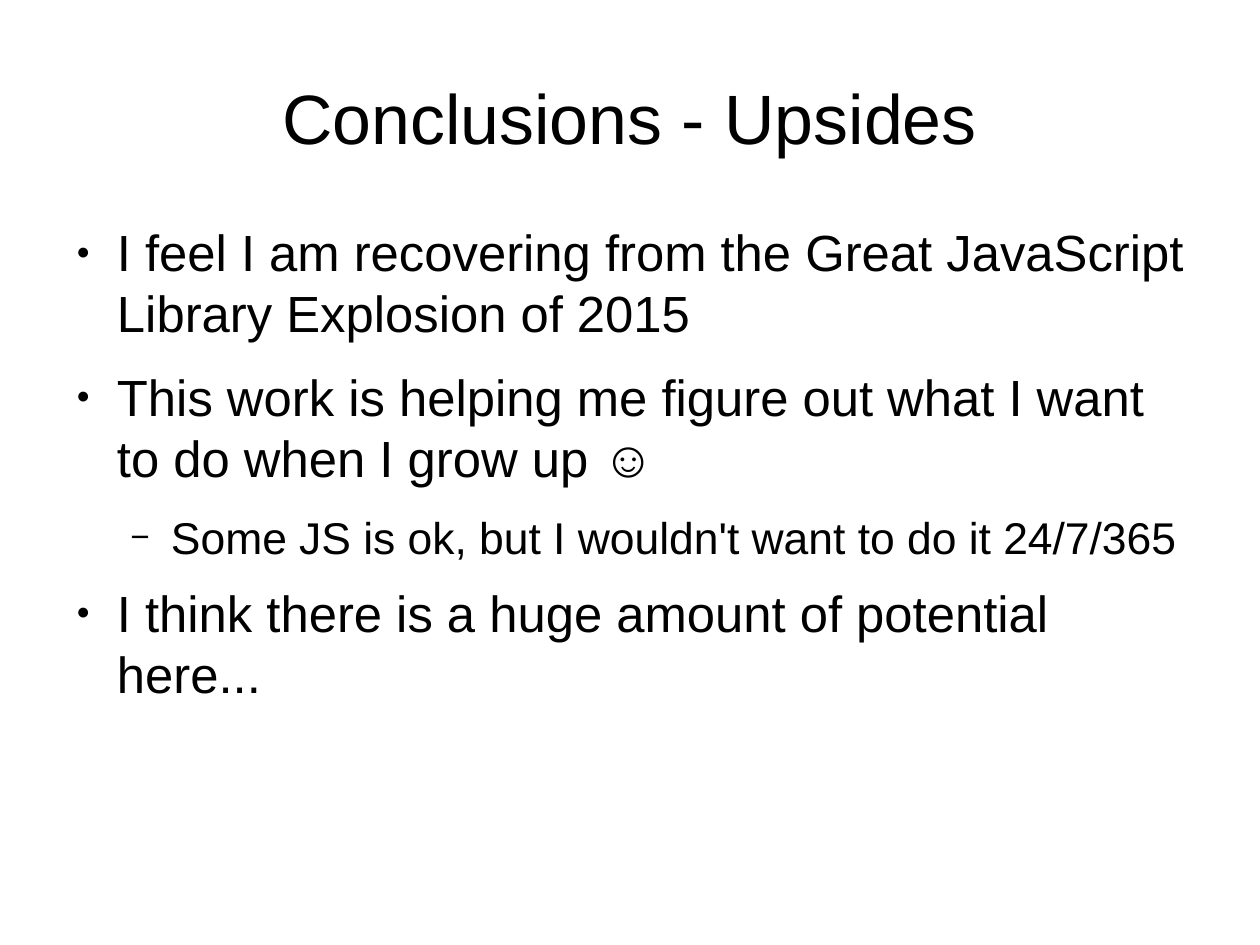
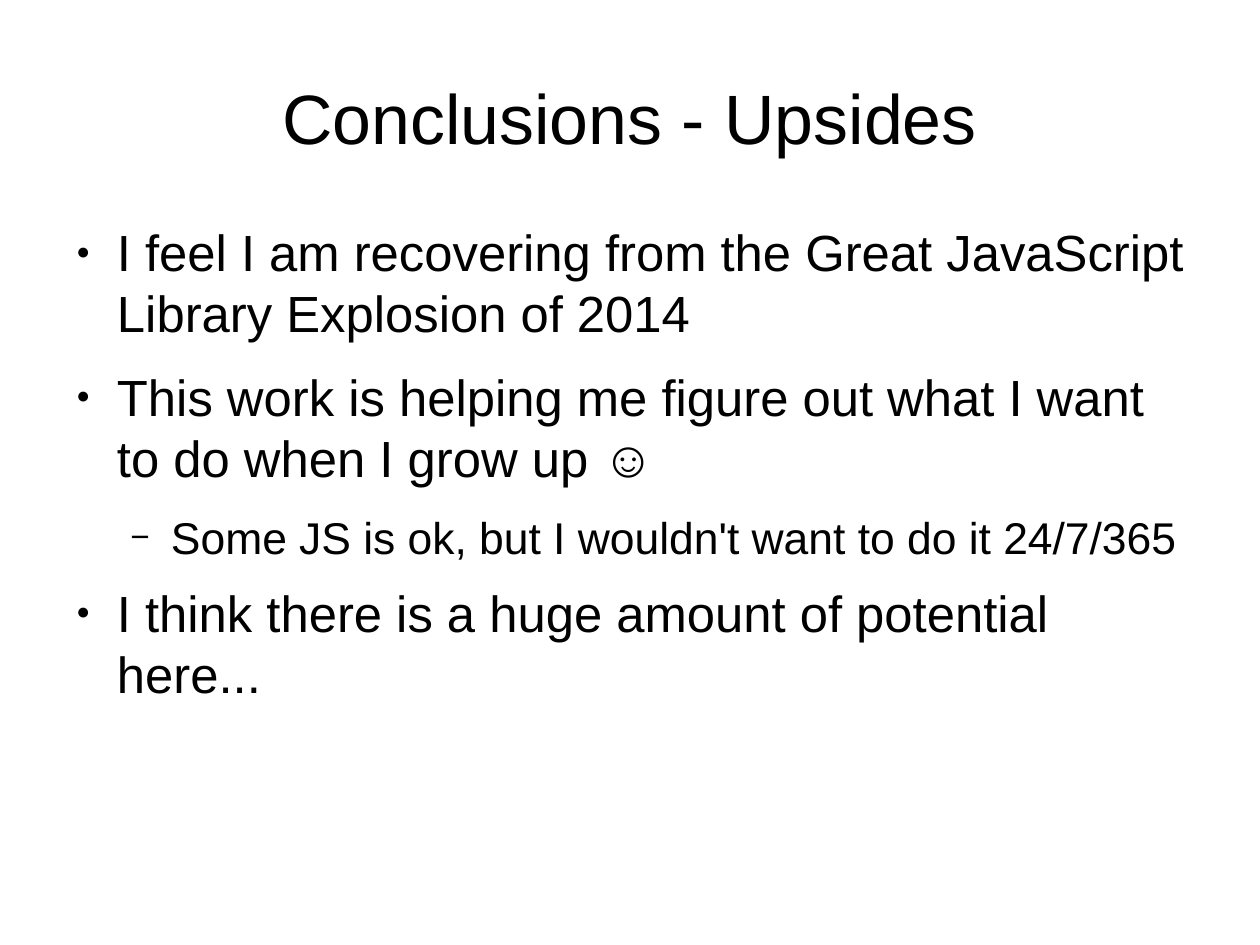
Before and after one commit to tomwhartung/jmws_accoutrements, a slide deck: slide 41 of presentations/2015_09-Joomla/Device_Detection-In_Protostar_and_Beez3.odp (slide 37 before the commit). Drawn at 1260x945 pixels with LibreOffice and Linux fonts; fonts in the diff are those of the drawing. Boxes give left, top, right and bottom in pixels: in the first picture for what was removed or moved away, otherwise in the second. Text is boxed around its words. In the diff, an @@ line names an element or a change of style, - is before the commit and + after.

```diff
--- a/presentations/2015_09-Joomla/Device_Detection-In_Protostar_and_Beez3.odp
+++ b/presentations/2015_09-Joomla/Device_Detection-In_Protostar_and_Beez3.odp
@@ text at <box>117,234,1183,343</box>: text changed @@
-● I feel I am recovering from the Great JavaScript Library Explosion of 2015
+● I feel I am recovering from the Great JavaScript Library Explosion of 2014
```
Also in this commit, not shown: 4 slides added, 2 other files.
